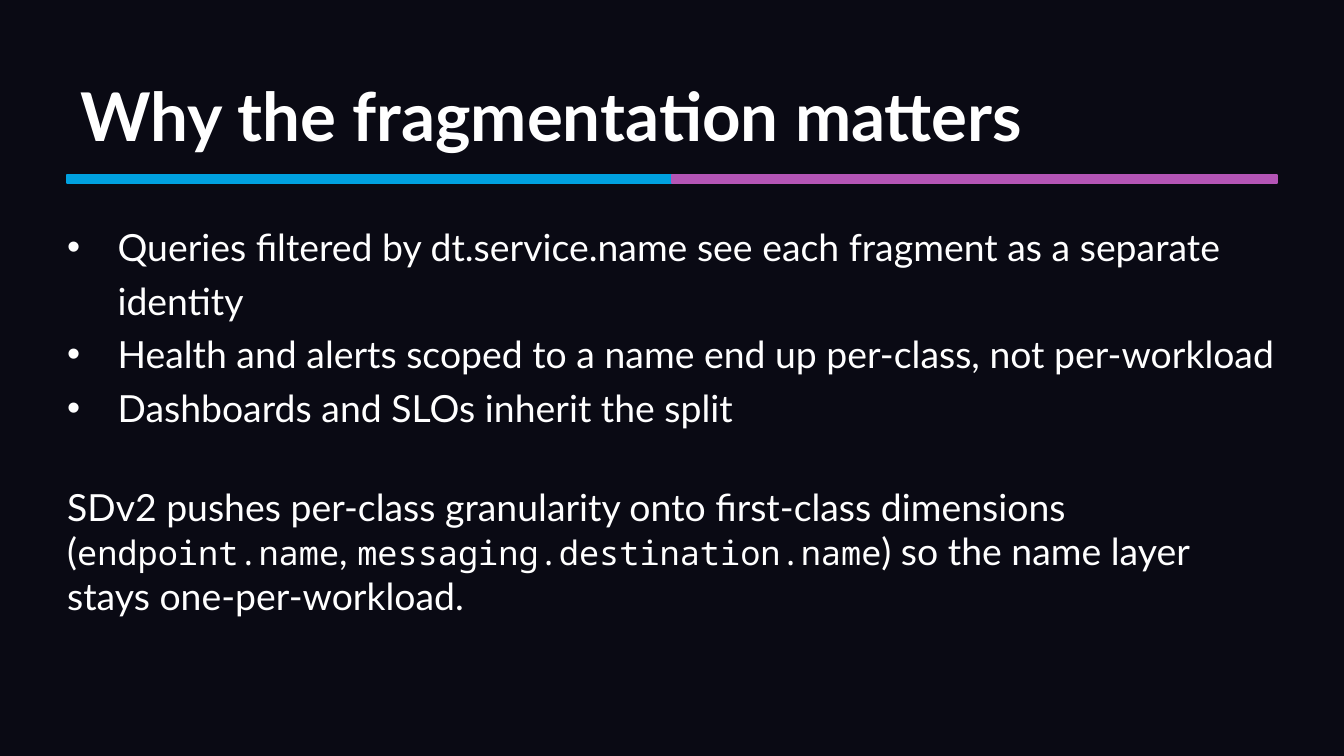
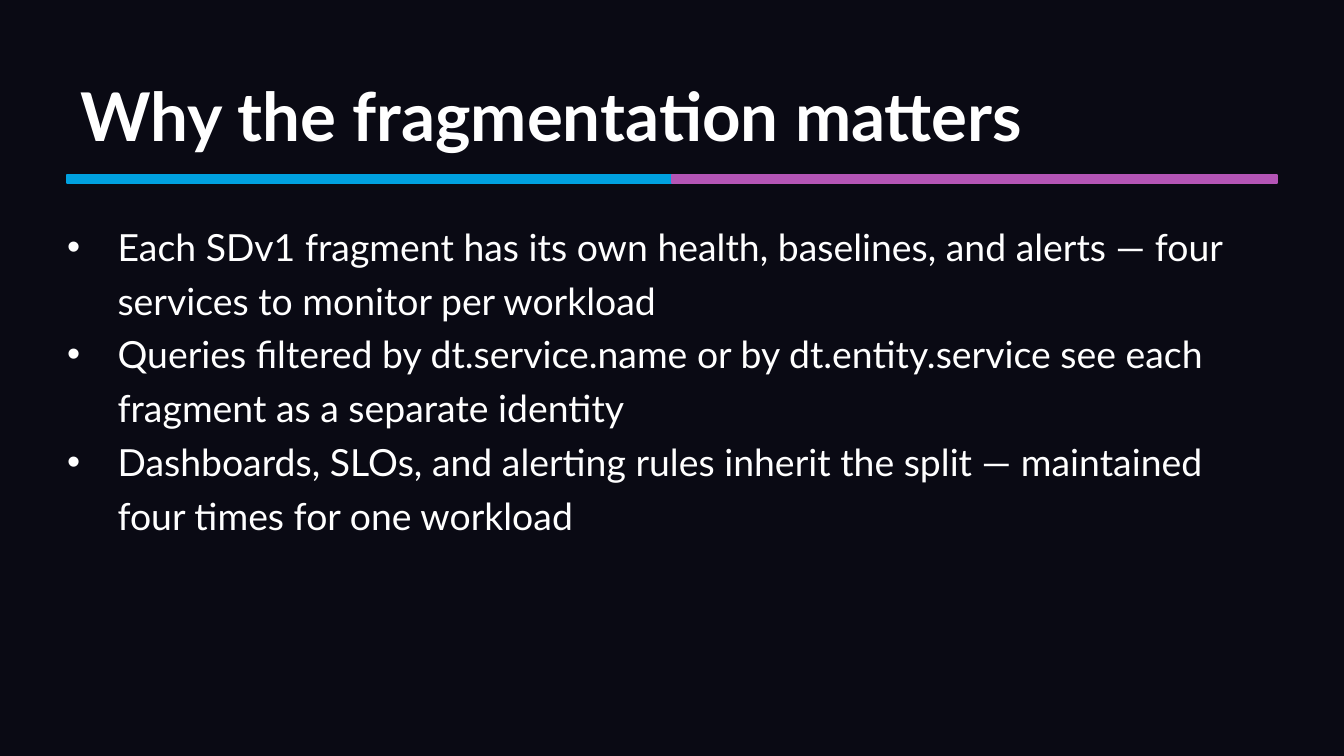
Before and after one commit to mreider/orders-demo, a slide deck: slide 9 of presentation/sdv2-presentation.pptx (slide 8 before the commit). Drawn at 1344x756 pixels with LibreOffice and Linux fonts; fonts in the diff are those of the drawing. Boxes give left, top, right and bottom in pixels: in the first picture for what was removed or moved away, otherwise in the second. Text is boxed around its words. In the diff, an @@ line names an element or a change of style, - is before the commit and + after.

```diff
--- a/presentation/sdv2-presentation.pptx
+++ b/presentation/sdv2-presentation.pptx
@@ text at [118, 233, 1223, 531]: text changed @@
-• Queries filtered by dt.service.name see each fragment as a separate identity
-• Health and alerts scoped to a name end up per-class, not per-workload
-• Dashboards and SLOs inherit the split
+• Each SDv1 fragment has its own health, baselines, and alerts — four services to monitor per workload
+• Queries filtered by dt.service.name or by dt.entity.service see each fragment as a separate identity
+• Dashboards, SLOs, and alerting rules inherit the split — maintained four times for one workload
@@ text removed at [67, 493, 1190, 617] @@
-SDv2 pushes per-class granularity onto first-class dimensions (endpoint.name, messaging.destination.name) so the name layer stays one-per-workload.
```
Also in this commit, not shown: 5 other slides changed, 11 slides added, 52 slides removed, 54 other files.
